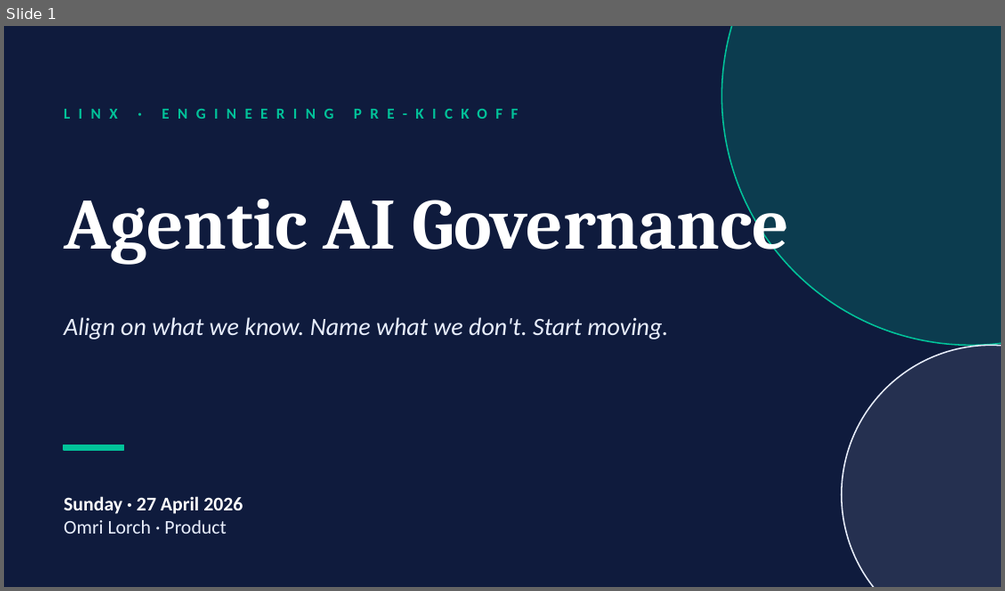
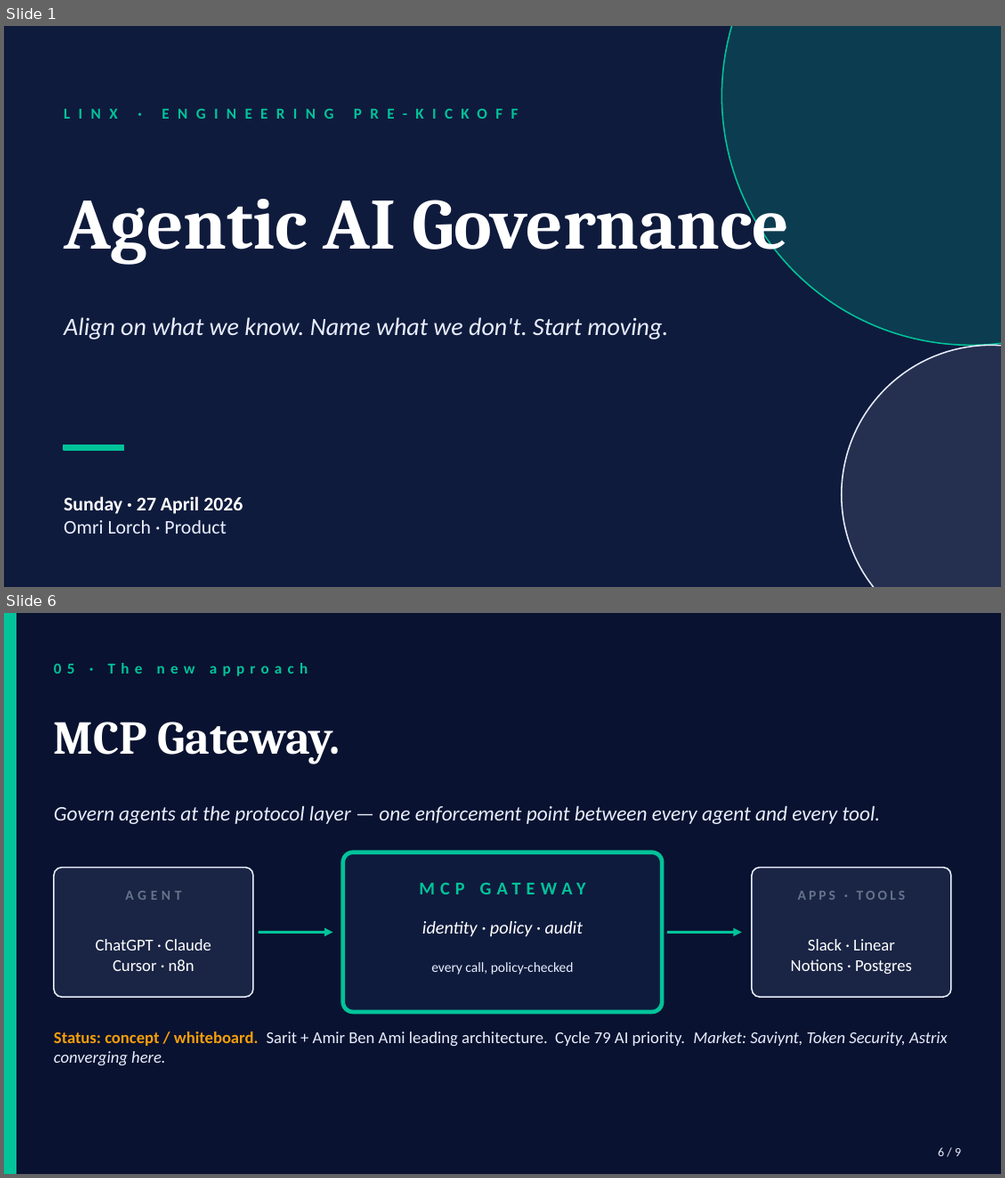
Before and after one commit to Lorch19/ol-linx-agent, a slide deck: artifacts/eng-prekickoff-2026-04-27.pptx. Shown one above the other, each under a label of ours: slide 1 before the commit, slides 1 and 6 after it; the slides between them are not shown. The pictures are 1005x591 and 1005x1178 pixels, drawn with LibreOffice and Linux fonts; fonts in the diff are those of the drawing. Boxes give left, top, right and bottom in pixels: in the first picture for what was removed or moved away, otherwise in the second. Text is boxed around its words. In the diff, an @@ line names an element or a change of style, - is before the commit and + after.

```diff
--- a/artifacts/eng-prekickoff-2026-04-27.pptx
+++ b/artifacts/eng-prekickoff-2026-04-27.pptx
@@ slide 6 added at bbox=[4, 613, 1001, 1174], background #091230 @@
@@ rectangle added at bbox=[4, 613, 16, 1173], fill #02C39A, outline #02C39A 1 pt @@
@@ text added at bbox=[54, 663, 307, 676], 11 pt, text #02C39A, bold @@
+05 · The new approach
@@ text added at bbox=[54, 722, 340, 764], 34 pt, text #FFFFFF, bold @@
+MCP Gateway.
@@ text added at bbox=[54, 805, 881, 824], 15 pt, text #E8EEFC, italic @@
+Govern agents at the protocol layer — one enforcement point between every agent and every tool.
@@ rounded rectangle added at bbox=[343, 852, 662, 1012], fill #0F1B3D, outline #02C39A 3 pt @@
@@ rounded rectangle added at bbox=[54, 868, 253, 997], fill #1A2545, outline #E8EEFC 1 pt @@
@@ text added at bbox=[343, 868, 662, 907], 13 pt, text #02C39A, bold @@
+MCP GATEWAY
@@ rounded rectangle added at bbox=[752, 868, 951, 997], fill #1A2545, outline #E8EEFC 1 pt @@
@@ text added at bbox=[125, 891, 181, 900], 10 pt, text #64748B, bold @@
+AGENT
@@ text added at bbox=[798, 891, 906, 900], 10 pt, text #64748B, bold @@
+APPS · TOOLS
@@ arrow added from (259, 932) to (333, 932), #02C39A 2 pt @@
@@ text added at bbox=[422, 921, 582, 937], 13 pt, text #FFFFFF, italic @@
+identity · policy · audit
@@ arrow added from (667, 932) to (742, 932), #02C39A 2 pt @@
@@ text added at bbox=[96, 939, 211, 971], 12 pt, text #FFFFFF @@
+ChatGPT · Claude
+Cursor · n8n
@@ text added at bbox=[791, 939, 912, 973], 12 pt, text #FFFFFF @@
+Slack · Linear
+Notions · Postgres
@@ text added at bbox=[431, 962, 574, 974], 10 pt, text #E8EEFC @@
+every call, policy-checked
@@ text added at bbox=[54, 1031, 947, 1065], 12 pt, text #E8EEFC @@
+Status: concept / whiteboard. Sarit + Amir Ben Ami leading architecture. Cycle 79 AI priority. Market: Saviynt, Token Security, Astrix converging here.
@@ text added at bbox=[938, 1147, 961, 1156], 9 pt, text #E8EEFC @@
+6 / 9
```
Also in this commit, not shown: 6 slides changed, 1 other slide added, 1 slide removed, 1 other file.
